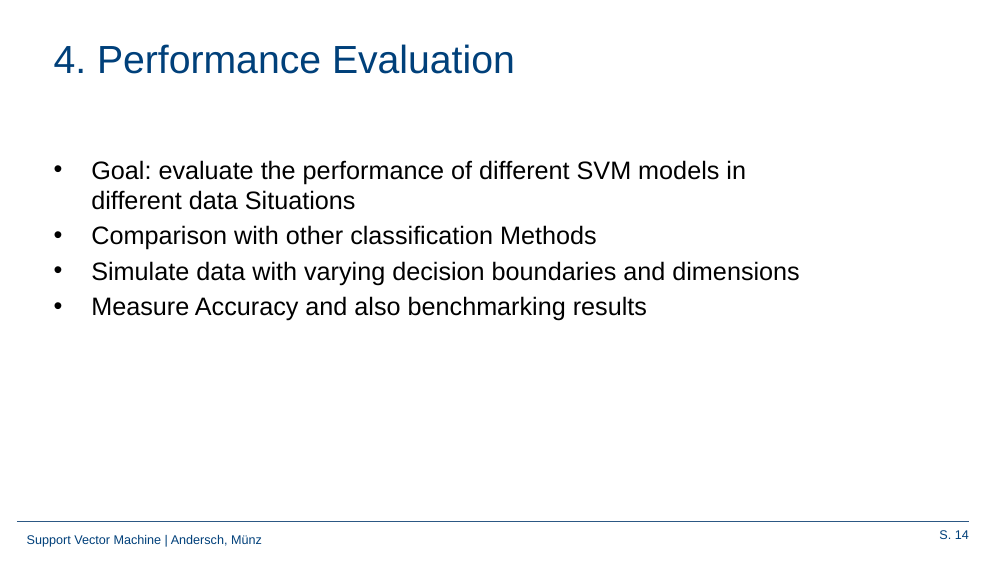
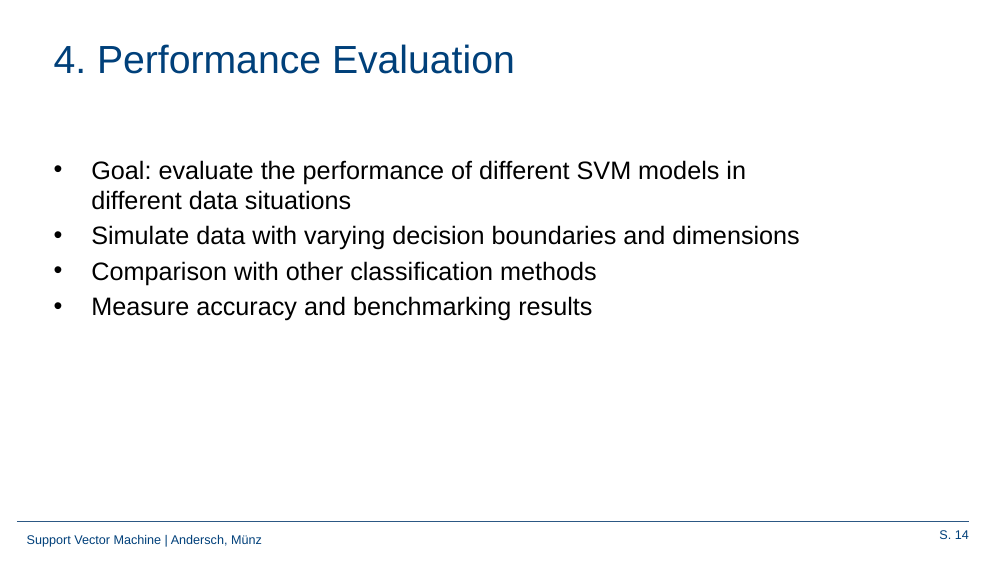
Before and after one commit to Frandersch/Statistical-Machine-Learning, a slide deck: slide 14 of Präsentation/Support Vector Machines.pptx. Drawn at 1008x567 pixels with LibreOffice and Linux fonts; fonts in the diff are those of the drawing; background and template pictures are left out. Boxes give left, top, right and bottom in pixels: in the first picture for what was removed or moved away, otherwise in the second. Text is boxed around its words. In the diff, an @@ line names an element or a change of style, - is before the commit and + after.

```diff
--- a/Präsentation/Support Vector Machines.pptx
+++ b/Präsentation/Support Vector Machines.pptx
@@ text at bbox=[91, 160, 746, 210]: text changed @@
-• Goal: evaluate the performance of different SVM models in different data Situations
-• Comparison with other classification Methods
+• Goal: evaluate the performance of different SVM models in different data situations
@@ text at bbox=[91, 261, 597, 321]: text changed @@
-• Measure Accuracy and also benchmarking results
+• Comparison with other classification methods
+• Measure accuracy and benchmarking results
```
Also in this commit, not shown: 1 other file.
